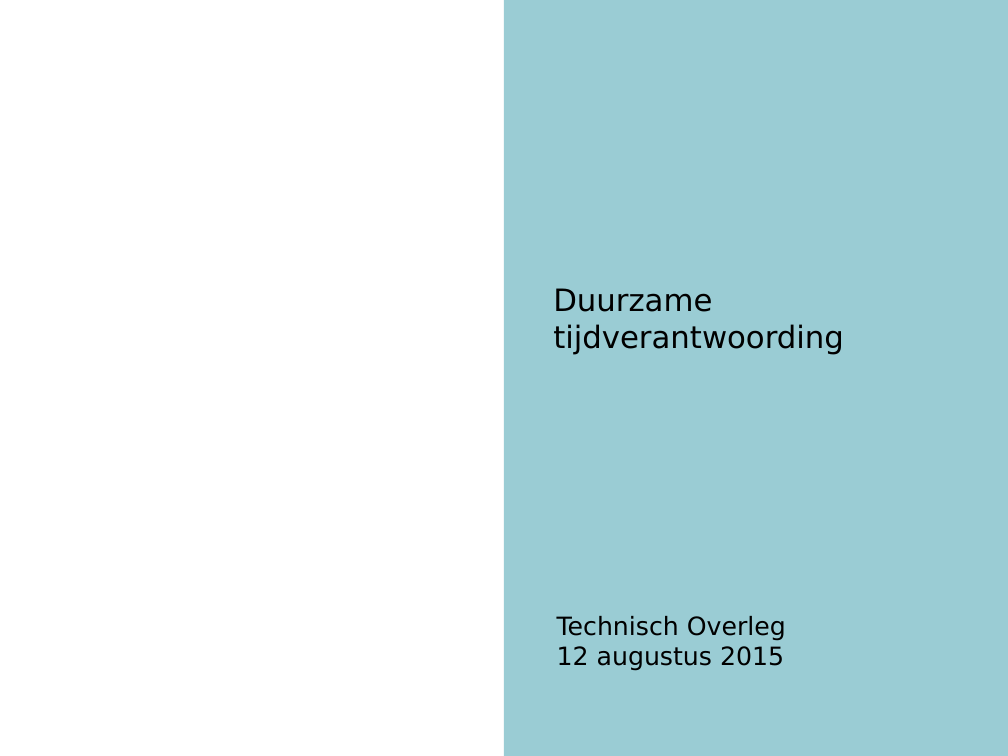
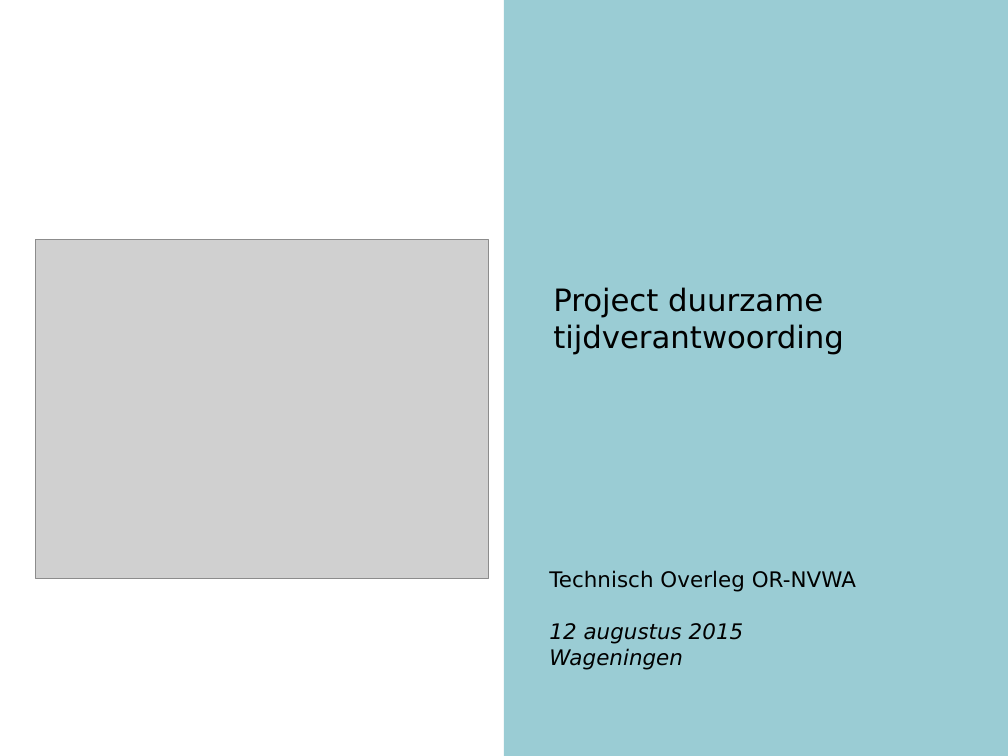
Before and after one commit to AmpersandTarski/ampersand-models, a slide deck: slide 1 of NVWA DTV/werkdocumenten/TO 12 augustus.ppt. Drawn at 1008x756 pixels with LibreOffice and Linux fonts; fonts in the diff are those of the drawing; grey boxes stand for pictures; background and template pictures are left out. Boxes give left, top, right and bottom in pixels: in the first picture for what was removed or moved away, otherwise in the second. Text is boxed around its words. In the diff, an @@ line names an element or a change of style, - is before the commit and + after.

Commit message:
vertaalbaar maken t.b.v. gegevensmodel NVWA

```diff
--- a/NVWA DTV/werkdocumenten/TO 12 augustus.ppt
+++ b/NVWA DTV/werkdocumenten/TO 12 augustus.ppt
@@ picture added at bbox=[36, 239, 489, 578] @@
@@ title at bbox=[553, 287, 844, 355]: text changed @@
-Duurzame tijdverantwoording
+Project duurzame tijdverantwoording
@@ text "Technisch Overleg OR-NVWA": place and size @@
-text "Technisch Overleg OR-NVWA" at bbox=[557, 616, 786, 671]
+text "Technisch Overleg OR-NVWA" at bbox=[549, 570, 856, 670]
@@ text at bbox=[549, 570, 856, 592]: text changed; size 18 to 15.3 pt @@
-Technisch Overleg
+Technisch Overleg OR-NVWA
@@ text at bbox=[549, 623, 744, 644]: size 18 to 15.3 pt, italic on in "12 augustus 2015" @@
@@ text at bbox=[549, 648, 683, 670]: paragraph added @@
+Wageningen
```
Also in this commit, not shown: 11 other slides changed, 23 slides added, 6 slides removed, 4 other files.
